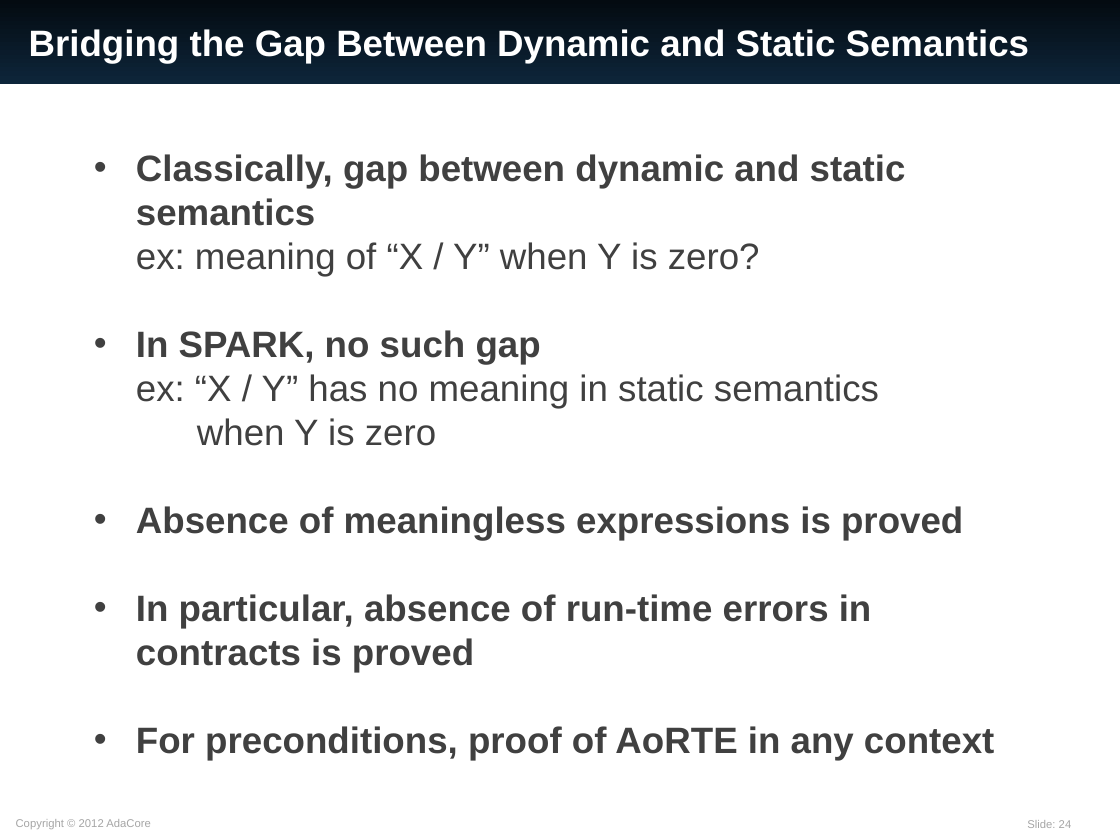
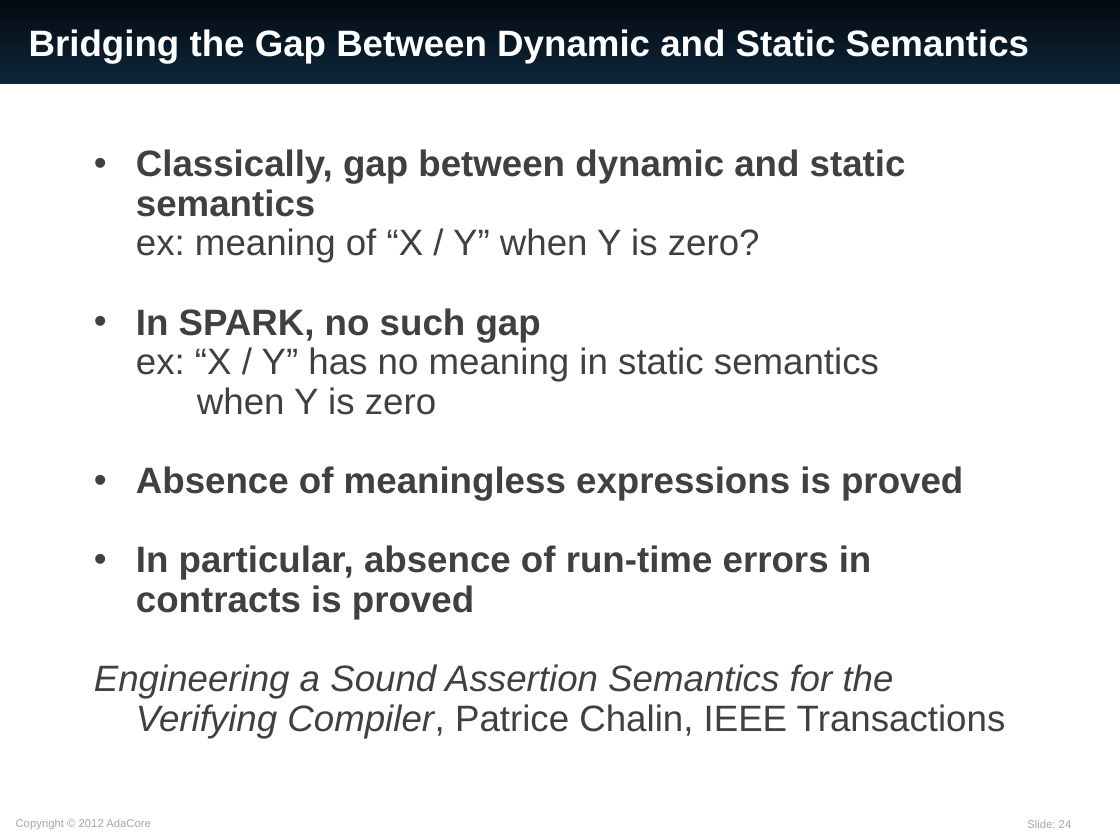
Before and after one commit to AdaCore/spark2014, a slide deck: slide 24 of slides/EASA_20160309/SPARK_2014.ppt. Drawn at 1120x840 pixels with LibreOffice and Linux fonts; fonts in the diff are those of the drawing. Boxes give left, top, right and bottom in pixels: in the first picture for what was removed or moved away, otherwise in the second. Text is boxed around its words. In the diff, an @@ line names an element or a change of style, - is before the commit and + after.

```diff
--- a/slides/EASA_20160309/SPARK_2014.ppt
+++ b/slides/EASA_20160309/SPARK_2014.ppt
@@ text at bbox=[136, 149, 963, 619]: line spacing 1 to 0.9 @@
@@ text at bbox=[94, 664, 1006, 738]: text changed; bold off; italic on @@
-• For preconditions, proof of AoRTE in any context
+Engineering a Sound Assertion Semantics for the Verifying Compiler, Patrice Chalin, IEEE Transactions
```
Also in this commit, not shown: 15 other slides changed, 3 slides added.
